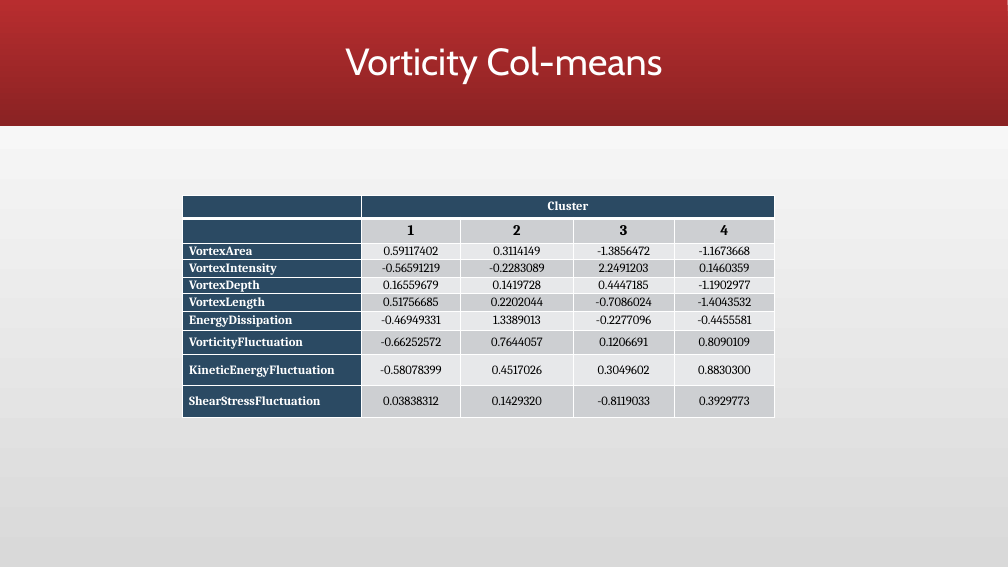
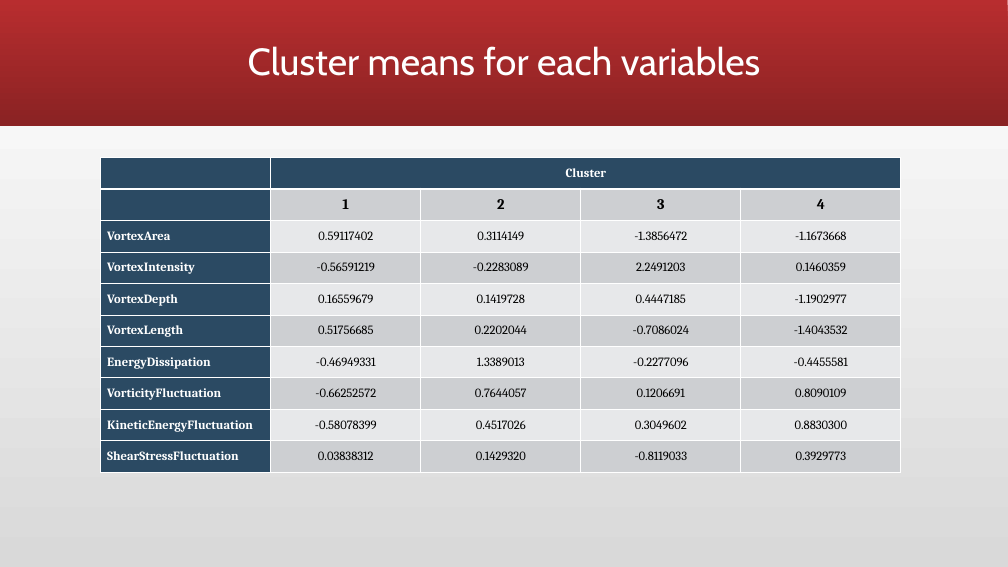
Before and after one commit to kunikoho/rstudio-projects, a slide deck: slide 10 of vorticity/vorticity-nonpca-presentation-nonparametric.pptx. Drawn at 1008x567 pixels with LibreOffice and Linux fonts; fonts in the diff are those of the drawing. Boxes give left, top, right and bottom in pixels: in the first picture for what was removed or moved away, otherwise in the second. Text is boxed around its words. In the diff, an @@ line names an element or a change of style, - is before the commit and + after.

```diff
--- a/vorticity/vorticity-nonpca-presentation-nonparametric.pptx
+++ b/vorticity/vorticity-nonpca-presentation-nonparametric.pptx
@@ title at [248,46,761,76]: text changed @@
-Vorticity Col-means
+Cluster means for each variables
@@ table: place and size @@
-table at [183,195,774,418]
+table at [101,157,901,473]
```
Also in this commit, not shown: 7 other slides changed, 4 slides added, 1 slide removed, 18 other files.
